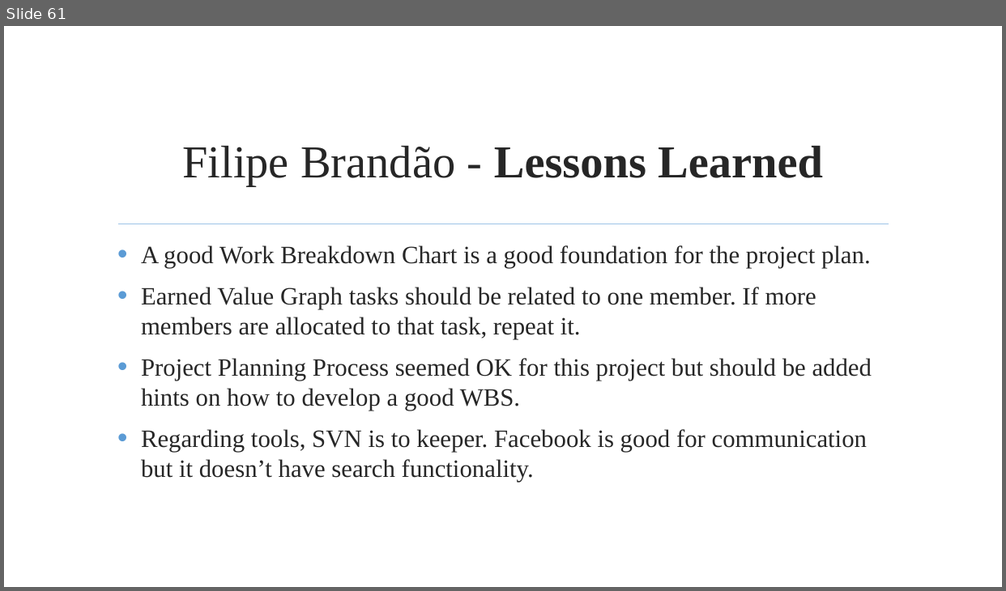
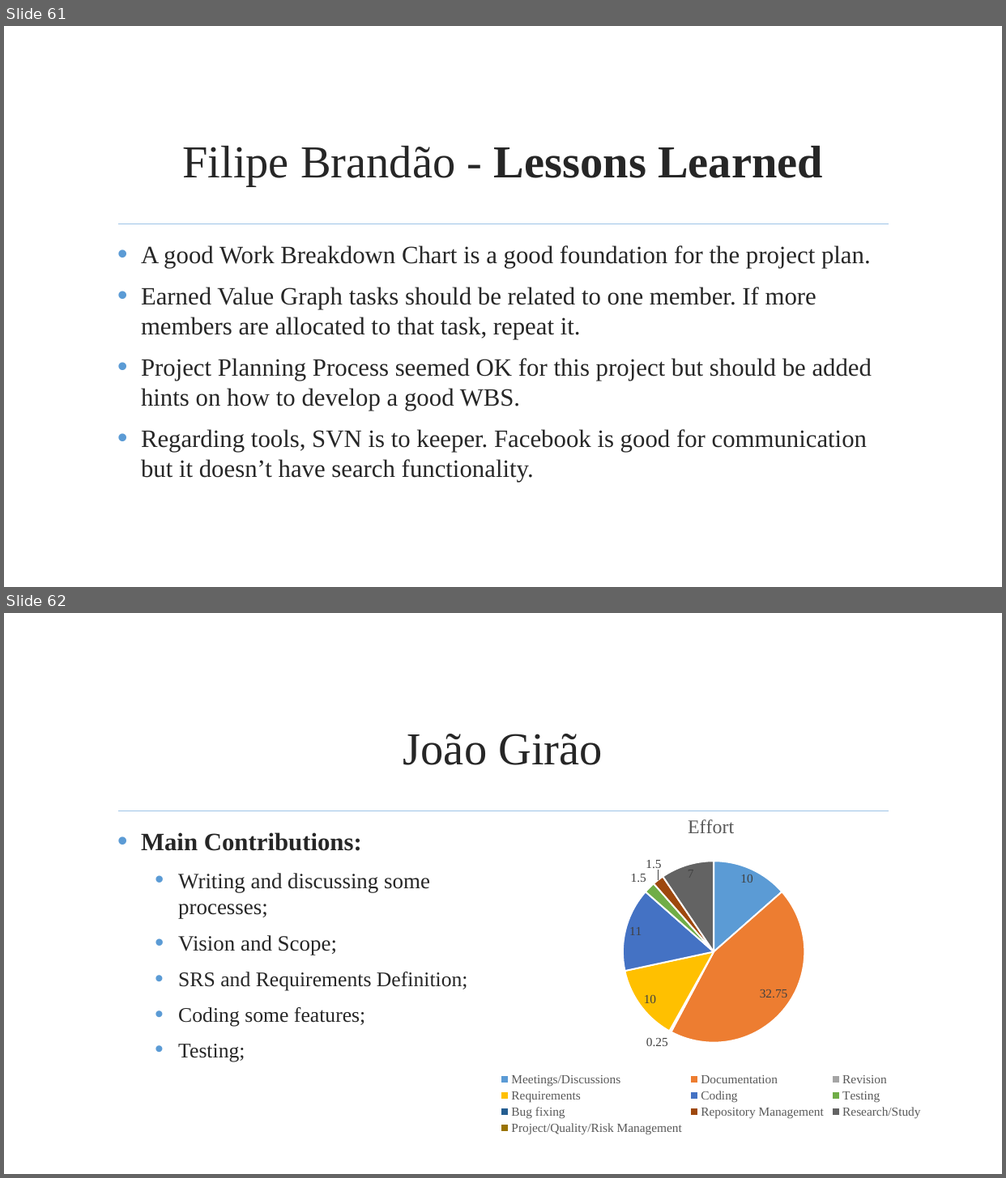
Before and after one commit to jmgirao/projetosoftware1213, a slide deck: Final Presentation/Presentation.pptx. Shown one above the other, each under a label of ours: slide 61 before the commit, slides 61 and 62 after it. The pictures are 1006x591 and 1006x1178 pixels, drawn with LibreOffice and Linux fonts; fonts in the diff are those of the drawing; background and template pictures are left out. Boxes give left, top, right and bottom in pixels: in the first picture for what was removed or moved away, otherwise in the second. Text is boxed around its words. In the diff, an @@ line names an element or a change of style, - is before the commit and + after.

```diff
--- a/Final Presentation/Presentation.pptx
+++ b/Final Presentation/Presentation.pptx
@@ slide 62 added at bbox=[4, 613, 1002, 1174], background picture (left out); not listed: 1 template element that a slide beside it also shows @@
@@ title added at bbox=[403, 734, 602, 765], 44 pt, text #262626 @@
+João Girão
@@ pie chart added at bbox=[420, 800, 1002, 1139] @@
+title "Effort"
+categories: Meetings/Discussions, Documentation, Revision, Requirements, Coding, Testing, Bug fixing, Repository Management, Research/Study, Project/Quality/Risk Management
+Effort: 10, 32.75, 0.25, 10, 11, 1.5, 0, 1.5, 7, 0
@@ text added at bbox=[141, 833, 468, 1062], 20 pt, text #262626 @@
+• Main Contributions:
+  • Writing and discussing some processes;
+  • Vision and Scope;
+  • SRS and Requirements Definition;
+  • Coding some features;
+  • Testing;
```
Also in this commit, not shown: 1 other slide added, 1 slide removed.
